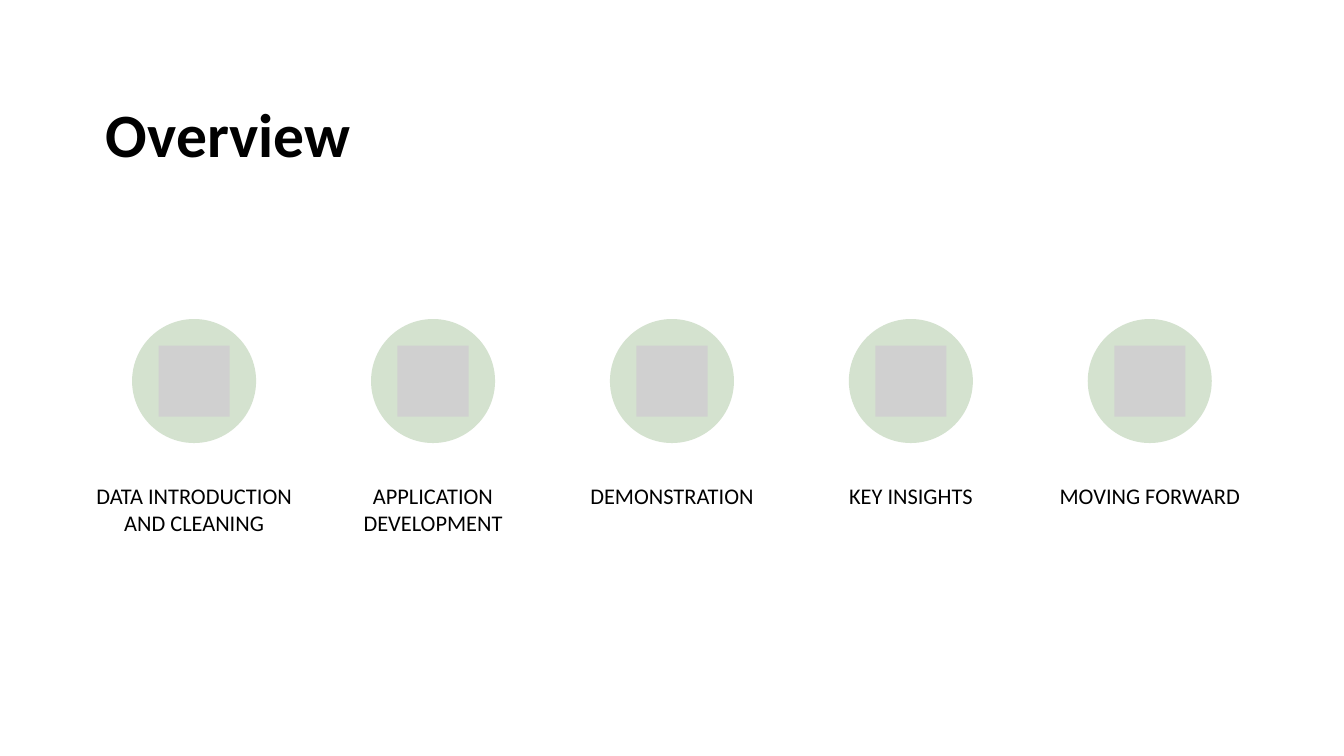
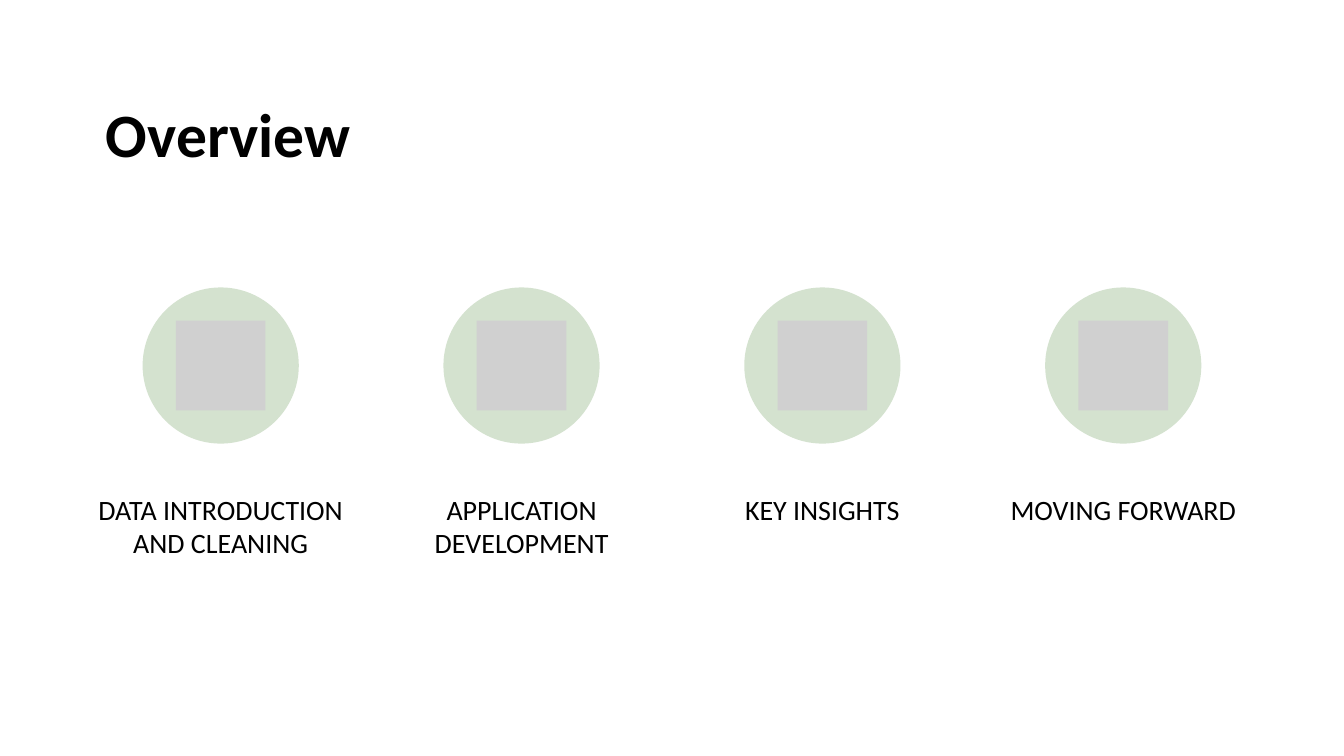
Before and after one commit to ethan-lott/saase-app, a slide deck: slide 2 of Presentation.pptx. Drawn at 1344x756 pixels with LibreOffice and Linux fonts; fonts in the diff are those of the drawing; grey boxes stand for pictures; background and template pictures are left out. Boxes give left, top, right and bottom in pixels: in the first picture for what was removed or moved away, otherwise in the second. Text is boxed around its words. In the diff, an @@ line names an element or a change of style, - is before the commit and + after.

```diff
--- a/Presentation.pptx
+++ b/Presentation.pptx
@@ ellipse: place and size @@
-ellipse at box(132, 319, 255, 442)
+ellipse at box(142, 288, 298, 444)
@@ ellipse: place and size @@
-ellipse at box(371, 319, 495, 442)
+ellipse at box(444, 288, 599, 444)
@@ ellipse: place and size @@
-ellipse at box(849, 319, 973, 442)
+ellipse at box(745, 288, 900, 444)
@@ ellipse: place and size @@
-ellipse at box(1087, 319, 1211, 442)
+ellipse at box(1046, 288, 1202, 444)
@@ picture added at box(176, 321, 266, 411) @@
@@ picture added at box(477, 321, 567, 411) @@
@@ picture: place and size @@
-picture at box(637, 345, 708, 417)
+picture at box(778, 321, 868, 411)
@@ picture added at box(1078, 321, 1168, 411) @@
@@ group removed at box(159, 319, 1185, 504): 4 pictures, 1 ellipse, 1 text @@
-DEMONSTRATION
@@ text "DATA INTRODUCTION AND CLEANING": place and size @@
-text "DATA INTRODUCTION AND CLEANING" at box(96, 489, 292, 531)
+text "DATA INTRODUCTION AND CLEANING" at box(98, 502, 343, 554)
@@ size 12 to 15 pt; more space between paragraphs in 4 elements at box(1011, 502, 1236, 521), box(98, 502, 343, 554), box(745, 502, 899, 521), box(435, 502, 609, 554) @@
@@ text "APPLICATION DEVELOPMENT": place and size @@
-text "APPLICATION DEVELOPMENT" at box(364, 489, 503, 531)
+text "APPLICATION DEVELOPMENT" at box(435, 502, 609, 554)
@@ text "KEY INSIGHTS": place and size @@
-text "KEY INSIGHTS" at box(849, 489, 973, 504)
+text "KEY INSIGHTS" at box(745, 502, 899, 521)
@@ text "MOVING FORWARD": place and size @@
-text "MOVING FORWARD" at box(1060, 489, 1240, 504)
+text "MOVING FORWARD" at box(1011, 502, 1236, 521)
```
Also in this commit, not shown: 3 other slides changed, 1 slide removed, 1 other file.
